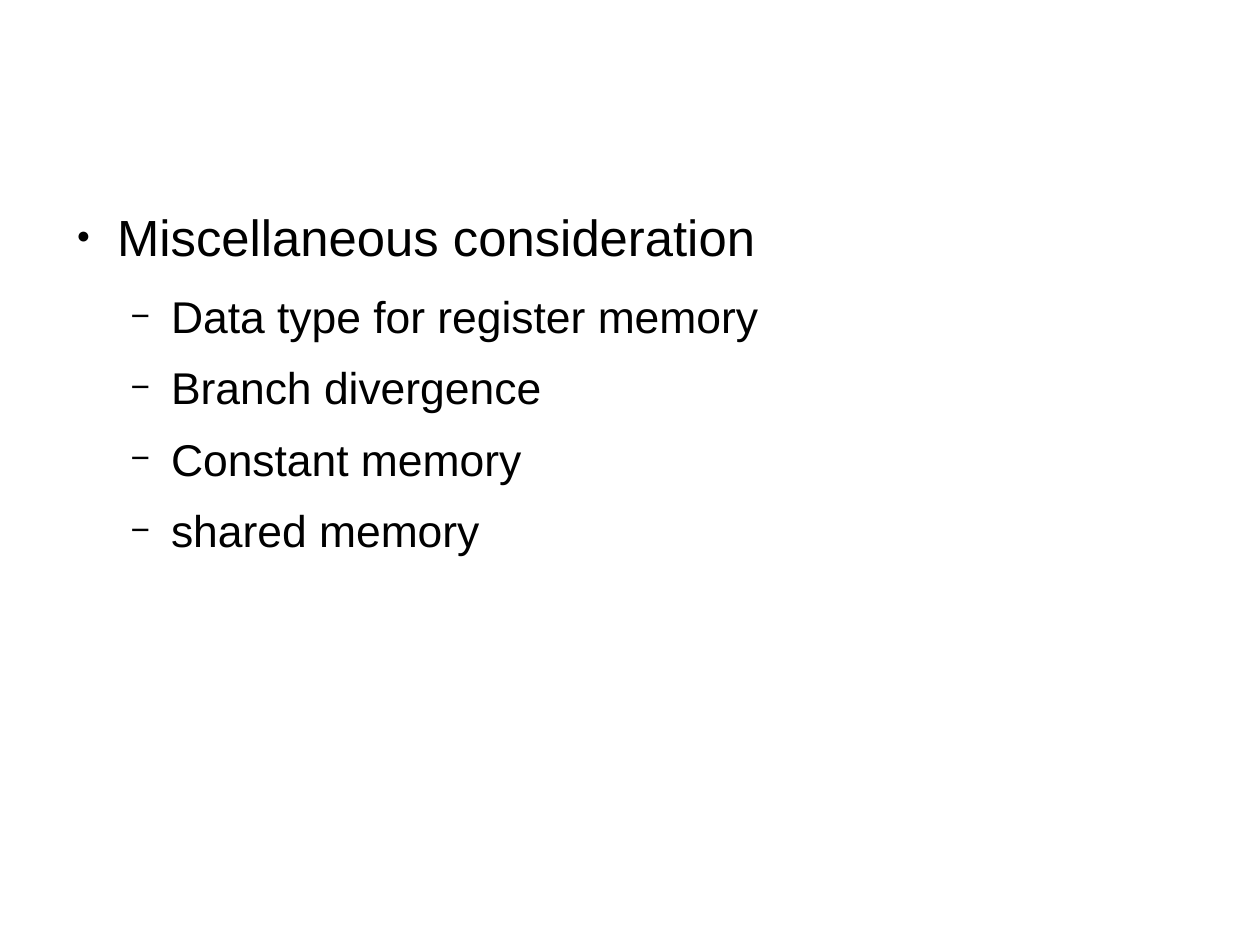
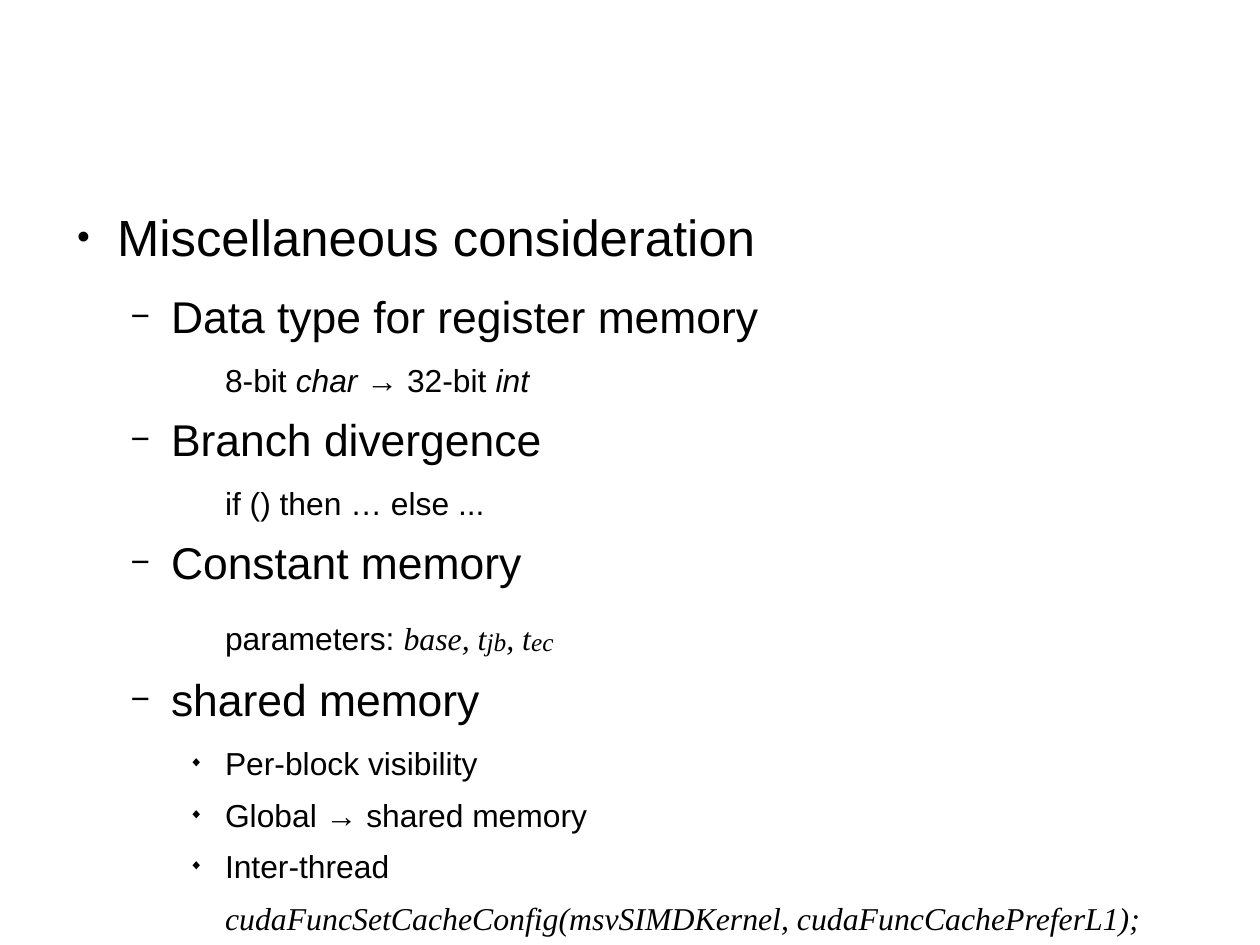
Before and after one commit to forestcheng/cudahmmsearch, a slide deck: slide 17 of thesis/thesisDefense.odp (slide 16 before the commit). Drawn at 1260x945 pixels with LibreOffice and Linux fonts; fonts in the diff are those of the drawing; background and template pictures are left out. Boxes give left, top, right and bottom in pixels: in the first picture for what was removed or moved away, otherwise in the second. Text is boxed around its words. In the diff, an @@ line names an element or a change of style, - is before the commit and + after.

```diff
--- a/thesis/thesisDefense.odp
+++ b/thesis/thesisDefense.odp
@@ text at [225,369,530,393]: paragraph added @@
+    8-bit char → 32-bit int
@@ text at [225,492,449,516]: paragraph added @@
+    if () then … else ...
@@ text at [225,628,470,655]: paragraph added @@
+    parameters: base, tjb, tec
@@ text at [225,752,1140,936]: paragraphs added @@
+    ◆ Per-block visibility
+    ◆ Global → shared memory
+    ◆ Inter-thread
+    cudaFuncSetCacheConfig(msvSIMDKernel, cudaFuncCachePreferL1);
```
Also in this commit, not shown: 6 other slides changed, 2 slides added, 1 slide removed.
